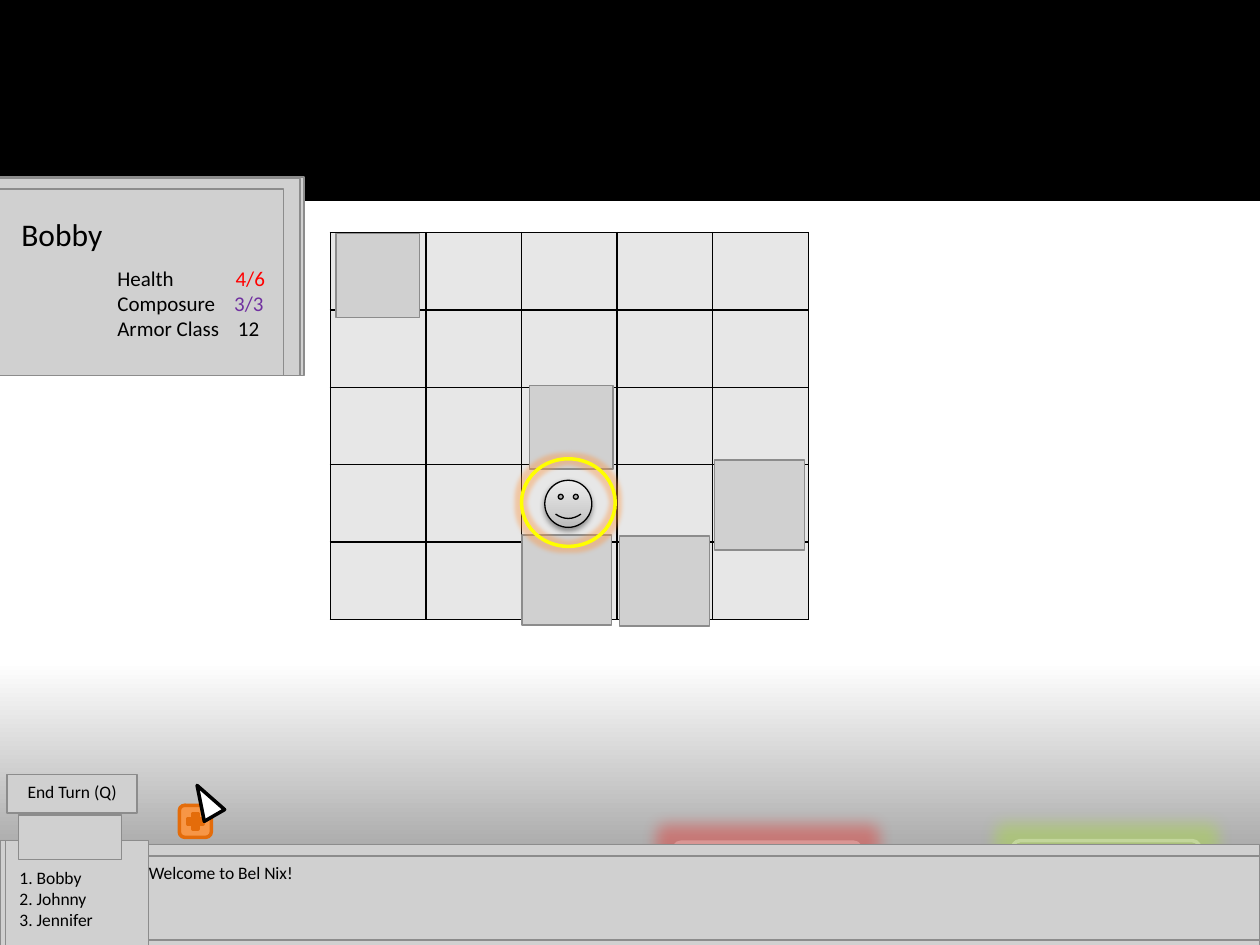
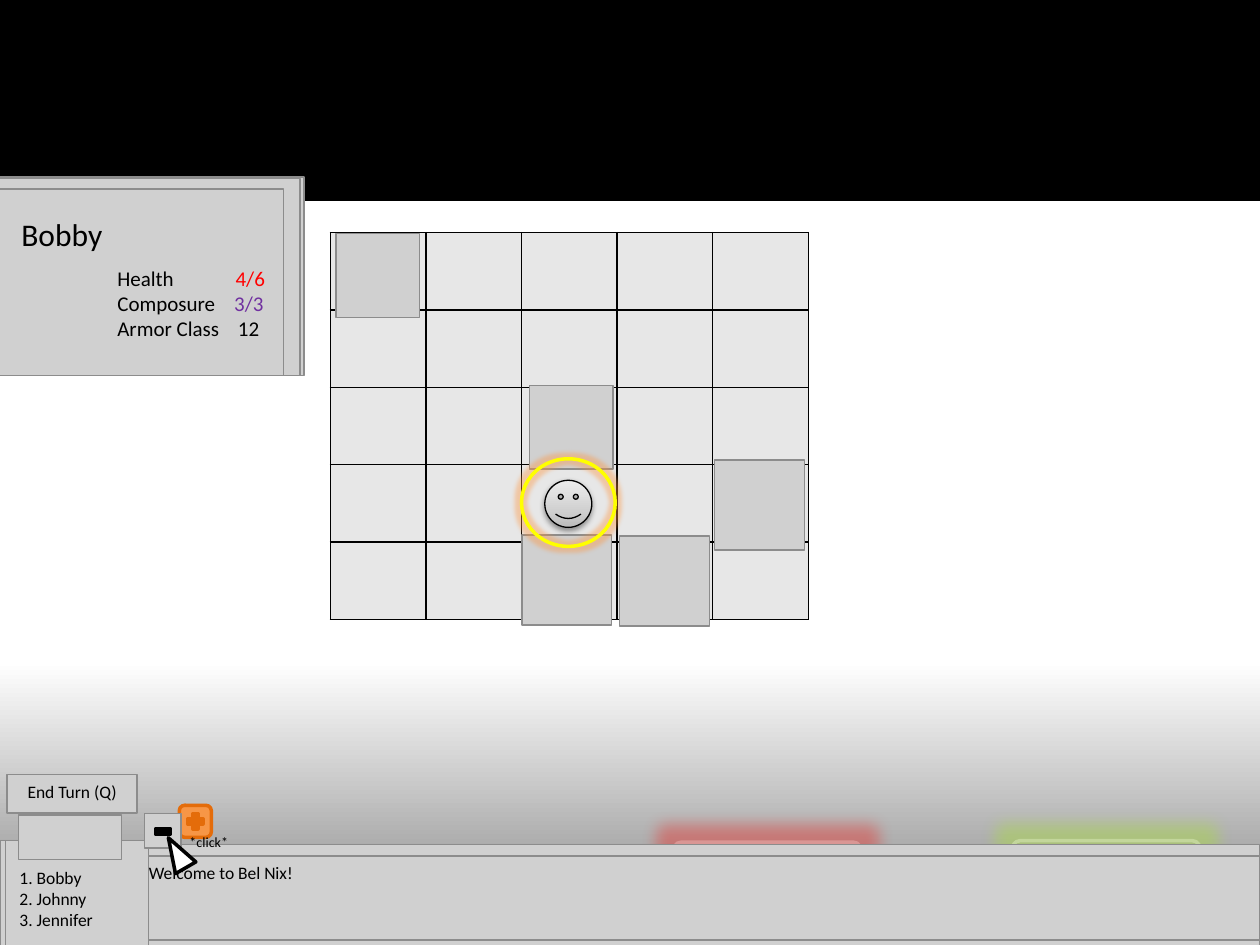
Before and after one commit to jsdodgers/Bel-Nix, a slide deck: slide 11 of Documents/UI Revision 3.0.pptx. Drawn at 1260x945 pixels with LibreOffice and Linux fonts; fonts in the diff are those of the drawing; grey boxes stand for pictures. Boxes give left, top, right and bottom in pixels: in the first picture for what was removed or moved away, otherwise in the second. Text is boxed around its words. In the diff, an @@ line names an element or a change of style, - is before the commit and + after.

```diff
--- a/Documents/UI Revision 3.0.pptx
+++ b/Documents/UI Revision 3.0.pptx
@@ picture added at box(145, 814, 181, 848) @@
@@ math minus added at box(152, 822, 174, 843), fill #000000, outline #000000 2 pt @@
@@ triangle: place and size @@
-triangle at box(187, 779, 225, 821)
+triangle at box(158, 832, 196, 874)
@@ text added at box(189, 835, 228, 847), 8 pt, text #000000 @@
+*click*
```
Also in this commit, not shown: 17 other slides changed, 3 slides added.
